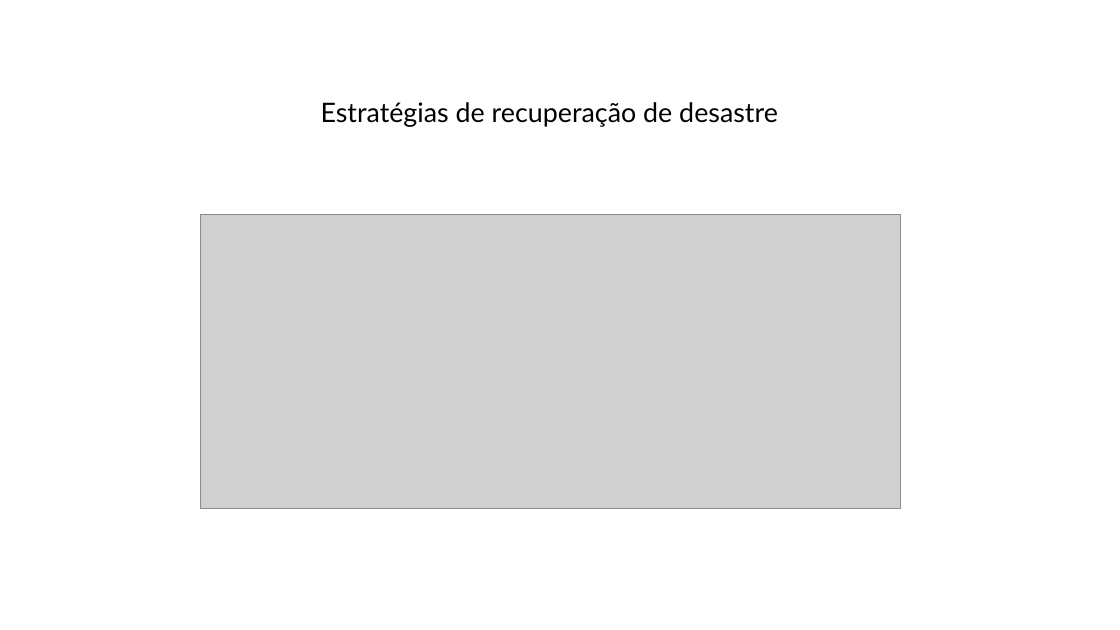
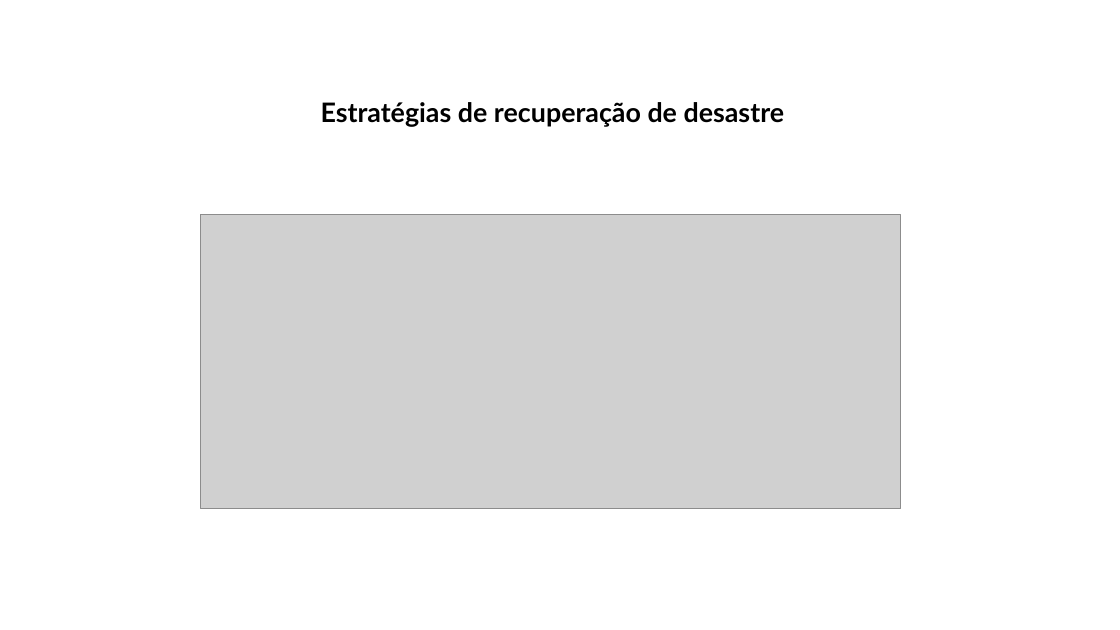
Before and after one commit to marcelomamorim/preparation-solutions-architect-associate, a slide deck: slide 10 of assets/slides/Semana5.pptx (slide 9 before the commit). Drawn at 1120x630 pixels with LibreOffice and Linux fonts; fonts in the diff are those of the drawing; grey boxes stand for pictures. Boxes give left, top, right and bottom in pixels: in the first picture for what was removed or moved away, otherwise in the second. Text is boxed around its words. In the diff, an @@ line names an element or a change of style, - is before the commit and + after.

```diff
--- a/assets/slides/Semana5.pptx
+++ b/assets/slides/Semana5.pptx
@@ text "Estratégias de recuperação de desastre" at bbox=[321, 102, 785, 127]: bold on @@
```
Also in this commit, not shown: 1 other slide changed, 2 slides added, 2 slides removed, 19 other files.
